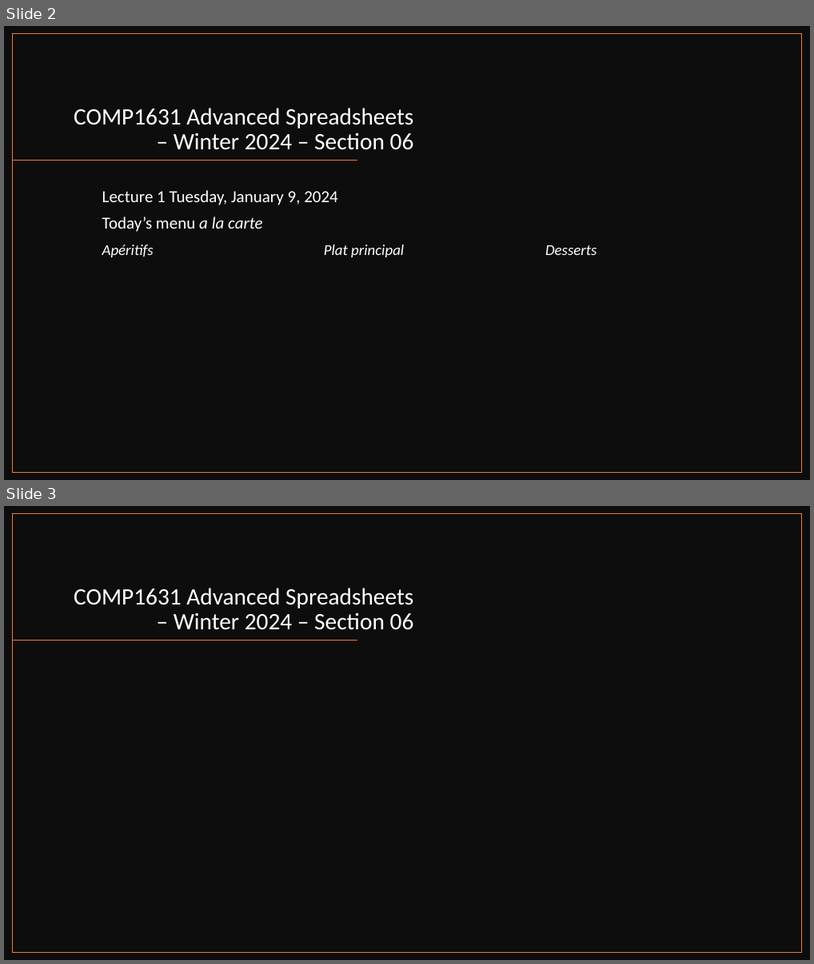
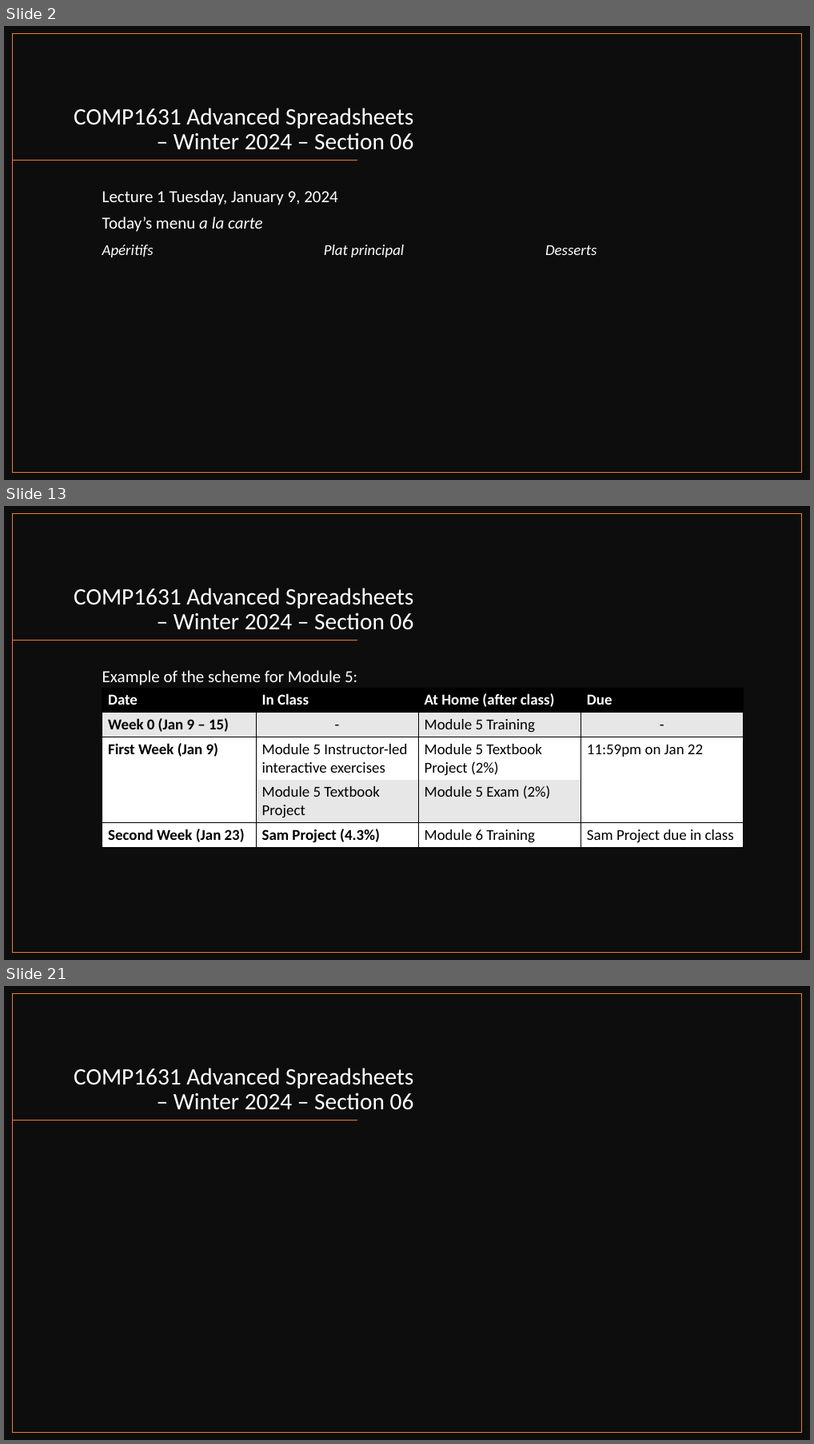
Before and after one commit to muktoakash/Teaching, a slide deck: COMP1631/Lecture_1.pptx. Shown one above the other, each under a label of ours: slides 2 and 3 before the commit, slides 2, 13 and 21 after it; the slides between them are not shown. The pictures are 814x964 and 814x1444 pixels, drawn with LibreOffice and Linux fonts; fonts in the diff are those of the drawing. Boxes give left, top, right and bottom in pixels: in the first picture for what was removed or moved away, otherwise in the second. Text is boxed around its words. In the diff, an @@ line names an element or a change of style, - is before the commit and + after.

Commit message:
Work on Week 1 lecture ppt

```diff
--- a/COMP1631/Lecture_1.pptx
+++ b/COMP1631/Lecture_1.pptx
@@ slide 13 added at <box>4,506,810,960</box>, background #FFFFFF @@
@@ rectangle added at <box>4,506,810,960</box>, fill #0D0D0D @@
@@ rectangle added at <box>13,514,802,952</box>, outline #ED7D31 1 pt @@
@@ title added at <box>74,588,414,630</box>, 28 pt, text #FFFFFF @@
+COMP1631 Advanced Spreadsheets – Winter 2024 – Section 06
@@ line added from (358, 640) to (13, 640), #ED7D31 1 pt @@
@@ text added at <box>102,670,358,685</box>, 20 pt, text #FFFFFF @@
+Example of the scheme for Module 5:
@@ table added at <box>102,688,744,846</box>, 5 rows, 4 columns @@
+Date | In Class | At Home (after class) | Due
+Week 0 (Jan 9 – 15) | - | Module 5 Training | -
+First Week (Jan 9) | Module 5 Instructor-led interactive exercises | Module 5 Textbook Project (2%) | 11:59pm on Jan 22
+ | Module 5 Textbook Project | Module 5 Exam (2%) | 
+Second Week (Jan 23) | Sam Project (4.3%) | Module 6 Training | Sam Project due in class
@@ what was slide 3 is now slide 21 @@
```
Also in this commit, not shown: 18 other slides added, 2 other files.
